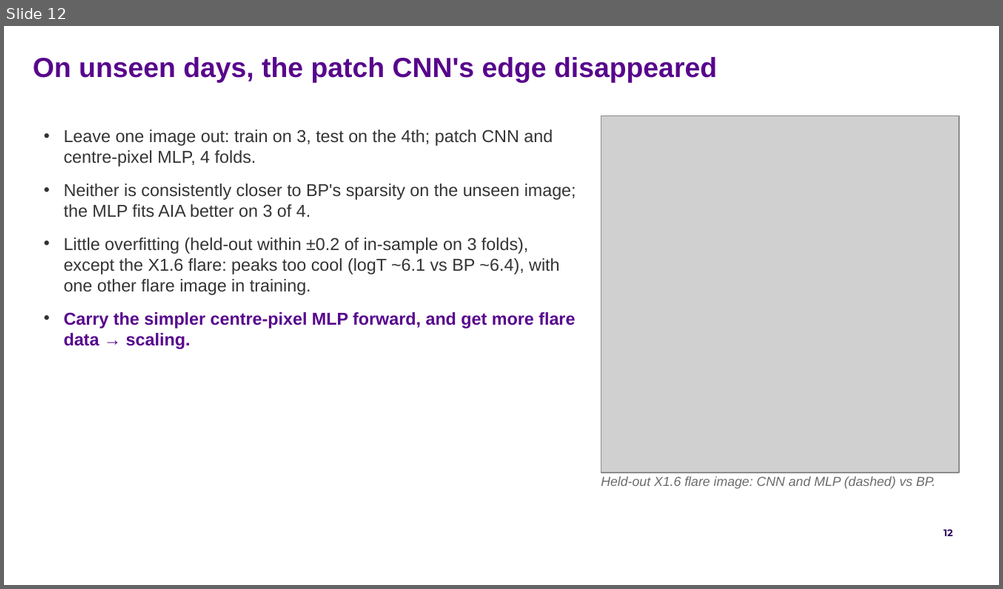
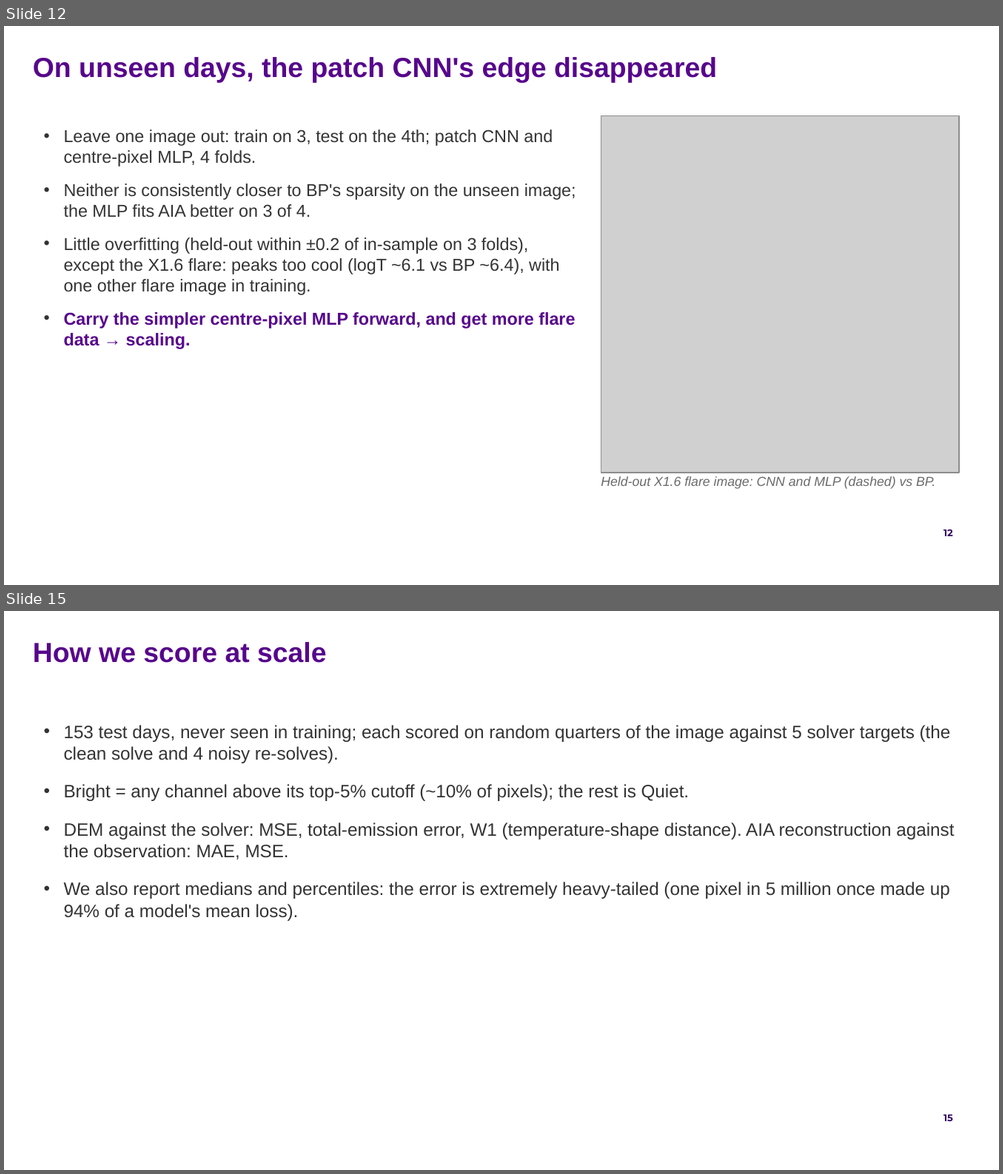
Before and after one commit to FruitPnchSamuraiG/solar-dem-inversion, a slide deck: slides/DEM_deck_v2.pptx. Shown one above the other, each under a label of ours: slide 12 before the commit, slides 12 and 15 after it; the slides between them are not shown. The pictures are 1003x589 and 1003x1174 pixels, drawn with LibreOffice and Linux fonts; fonts in the diff are those of the drawing; grey boxes stand for pictures; background and template pictures are left out. Boxes give left, top, right and bottom in pixels: in the first picture for what was removed or moved away, otherwise in the second. Text is boxed around its words. In the diff, an @@ line names an element or a change of style, - is before the commit and + after.

```diff
--- a/slides/DEM_deck_v2.pptx
+++ b/slides/DEM_deck_v2.pptx
@@ slide 15 added at [4, 611, 999, 1170], background #FFFFFF; not listed: 1 template element that a slide beside it also shows @@
@@ text added at [33, 642, 326, 663], 20 pt, text #57068C, bold @@
+How we score at scale
@@ text added at [64, 725, 953, 921], 13 pt, text #333333 @@
+• 153 test days, never seen in training; each scored on random quarters of the image against 5 solver targets (the clean solve and 4 noisy re-solves).
+• Bright = any channel above its top-5% cutoff (~10% of pixels); the rest is Quiet.
+• DEM against the solver: MSE, total-emission error, W1 (temperature-shape distance). AIA reconstruction against the observation: MAE, MSE.
+• We also report medians and percentiles: the error is extremely heavy-tailed (one pixel in 5 million once made up 94% of a model's mean loss).
```
Also in this commit, not shown: 1 slide changed, 18 other slides added, 3 other files.
